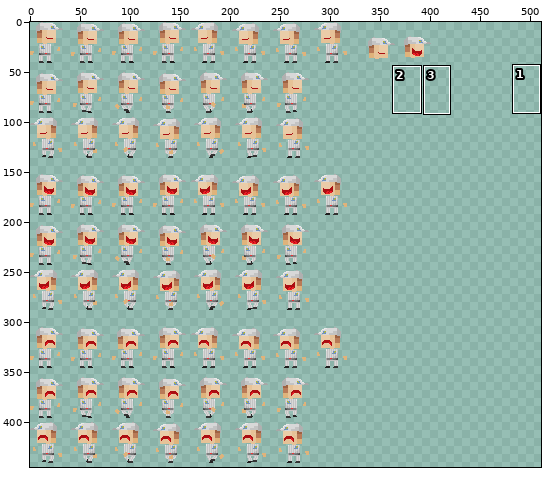
Sprite sheet -- SDL8_Handout/Game/rtype/Sprites.png. Above, an overview of the earlier version with the close-up marked.
Close-up. Old version:
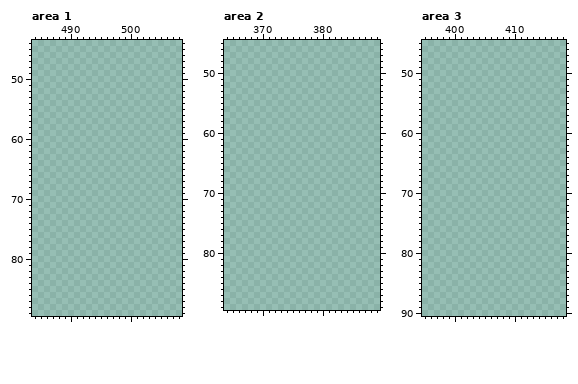
The file is 512x512 pixels. Colours within 5 levels of each other are drawn and written as one. Shown: area 1: x 484..508, y 44..89; area 2: x 364..389, y 45..89; area 3: x 395..418, y 45..90. The wide view leaves out empty margins. The commit also changed other parts of the picture, which this record leaves out.
Palette (. is transparent): 
After the commit:
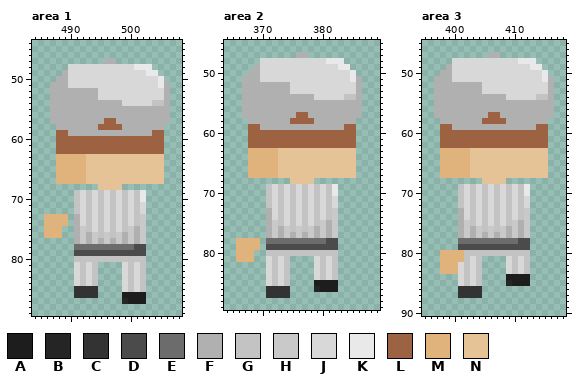
Colours new in this view: A #1d1d1d  B #262525  C #333333  D #4b4b4b  E #6c6c6c  F #b0b0b0  G #c3c3c3  H #c9c9c9  J #d8d8d8  K #e9e9e9  L #9d6242  M #dfb37b  N #e6c297
Changes in this commit:
Changed rows in their new state; - is an unchanged pixel.
Area 1:
first column x 486:
47 ----------FF---------
48 ----JJJJJJJJJJJKKK---
49 ---FJJJJJJJJJJJJJKK--
50 --FFJJJJJJJJJJJJJJJK-
51 -FFFJJJJJJJJJJJJJJJKF
52 -FFFFFFFFJJJJJJJJJJJF
53 -FFFFFFFFJJJJJJJJJJJF
54 -FFFFFFFFFFFFJJJJJGGF
55 -FFFFFFFFFFFFFFFFFFFF
56 -FFFFFFFFFFFFFFFFFFFF
57 -FFFFFFFFFLLFFFFFFFFF
58 --FFFFFFFLLLLFFFFFFF-
59 --LLFFFFFFFFFFFFFFLL-
60 --LLLLLLLLLLLLLLLLLL-
61 --LLLLLLLLLLLLLLLLLL-
62 --LLLLLLLLLLLLLLLLLL-
63 --MMMMMNNNNNNNNNNNNN-
64 --MMMMMNNNNNNNNNNNNN-
65 --MMMMMNNNNNNNNNNNNN-
66 --MMMMMNNNNNNNNNNNNN-
67 --MMMMMNNNNNNNNNNNNN-
68 ---------NNNN--------
69 -----GJGJGJGJGJGK----
70 -----GJGJGJGJGJGK----
71 -----GJGJGJGJGJGJ----
72 -----GJGJGJGJGJGJ----
73 MMMM-FJGJGJGJGJGH----
74 MMMM-FJGJGJGJGJGH----
75 MMM--FHGJGJGJGHFH----
76 MMM--FHFHGHGHFHFH----
77 -----FHFHFHFHFHFH----
78 -----EEEEEEEEEEDD----
79 -----DDDDDDDDDDDD----
80 -----GGGGGGGGGGGG----
81 -----JGJG----JGJG----
82 -----JGJG----JGJG----
83 -----JGJG----JGJG----
84 -----JGJG----JGJG----
85 -----CCCC----JGJG----
86 -----CCCC----AAAA----
87 -------------BAAA----
Area 2:
first column x 366:
47 ----------FF---------
48 ----JJJJJJJJJJJKKK---
49 ---FJJJJJJJJJJJJJKK--
50 --FFJJJJJJJJJJJJJJJK-
51 -FFFJJJJJJJJJJJJJJJKF
52 -FFFFFFFFJJJJJJJJJJJF
53 -FFFFFFFFJJJJJJJJJJJF
54 -FFFFFFFFFFFFJJJJJGGF
55 -FFFFFFFFFFFFFFFFFFFF
56 -FFFFFFFFFFFFFFFFFFFF
57 -FFFFFFFFFLLFFFFFFFFF
58 --FFFFFFFLLLLFFFFFFF-
59 --LLFFFFFFFFFFFFFFLL-
60 --LLLLLLLLLLLLLLLLLL-
61 --LLLLLLLLLLLLLLLLLL-
62 --LLLLLLLLLLLLLLLLLL-
63 --MMMMMNNNNNNNNNNNNN-
64 --MMMMMNNNNNNNNNNNNN-
65 --MMMMMNNNNNNNNNNNNN-
66 --MMMMMNNNNNNNNNNNNN-
67 --MMMMMNNNNNNNNNNNNN-
68 ---------NNNN--------
69 -----GJGJGJGJGJGK----
70 -----GJGJGJGJGJGK----
71 -----GJGJGJGJGJGJ----
72 -----GJGJGJGJGJGJ----
73 -----FJGJGJGJGJGH----
74 -----FJGJGJGJGJGH----
75 -----FHGJGJGJGHFH----
76 -----FHFHGHGHFHFH----
77 -----FHFHFHFHFHFH----
78 MMMM-EEEEEEEEEEDD----
79 MMMM-DDDDDDDDDDDD----
80 MMM--GGGGGGGGGGGG----
81 MMM--JGJG----JGJG----
82 -----JGJG----JGJG----
83 -----JGJG----JGJG----
84 -----JGJG----JGJG----
85 -----JGJG----AAAA----
86 -----CCCC----BAAA----
87 -----CCCC------------
Area 3:
first column x 397:
47 ---------FF---------
48 ---JJJJJJJJJJJKKK---
49 --FJJJJJJJJJJJJJKK--
50 -FFJJJJJJJJJJJJJJJK-
51 FFFJJJJJJJJJJJJJJJKF
52 FFFFFFFFJJJJJJJJJJJF
53 FFFFFFFFJJJJJJJJJJJF
54 FFFFFFFFFFFFJJJJJGGF
55 FFFFFFFFFFFFFFFFFFFF
56 FFFFFFFFFFFFFFFFFFFF
57 FFFFFFFFFLLFFFFFFFFF
58 -FFFFFFFLLLLFFFFFFF-
59 -LLFFFFFFFFFFFFFFLL-
60 -LLLLLLLLLLLLLLLLLL-
61 -LLLLLLLLLLLLLLLLLL-
62 -LLLLLLLLLLLLLLLLLL-
63 -MMMMMNNNNNNNNNNNNN-
64 -MMMMMNNNNNNNNNNNNN-
65 -MMMMMNNNNNNNNNNNNN-
66 -MMMMMNNNNNNNNNNNNN-
67 -MMMMMNNNNNNNNNNNNN-
68 --------NNNN--------
69 ----GJGJGJGJGJGK----
70 ----GJGJGJGJGJGK----
71 ----GJGJGJGJGJGJ----
72 ----GJGJGJGJGJGJ----
73 ----FJGJGJGJGJGH----
74 ----FJGJGJGJGJGH----
75 ----FHGJGJGJGHFH----
76 ----FHFHGHGHFHFH----
77 ----FHFHFHFHFHFH----
78 ----EEEEEEEEEEDD----
79 ----DDDDDDDDDDDD----
80 -MMMMGGGGGGGGGGG----
81 -MMMMGJG----JGJG----
82 -MMMJGJG----JGJG----
83 -MMMJGJG----JGJG----
84 ----JGJG----AAAA----
85 ----JGJG----BAAA----
86 ----CCCC------------
87 ----CCCC------------
